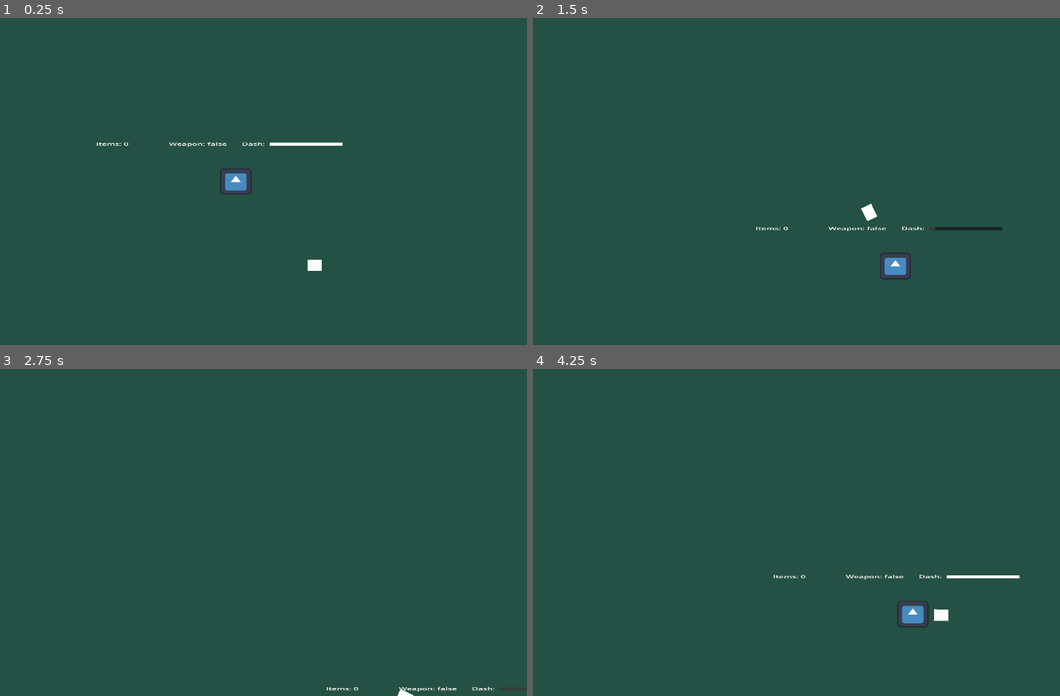
Above: before the commit, frames 1-4 (two rows, left to right).
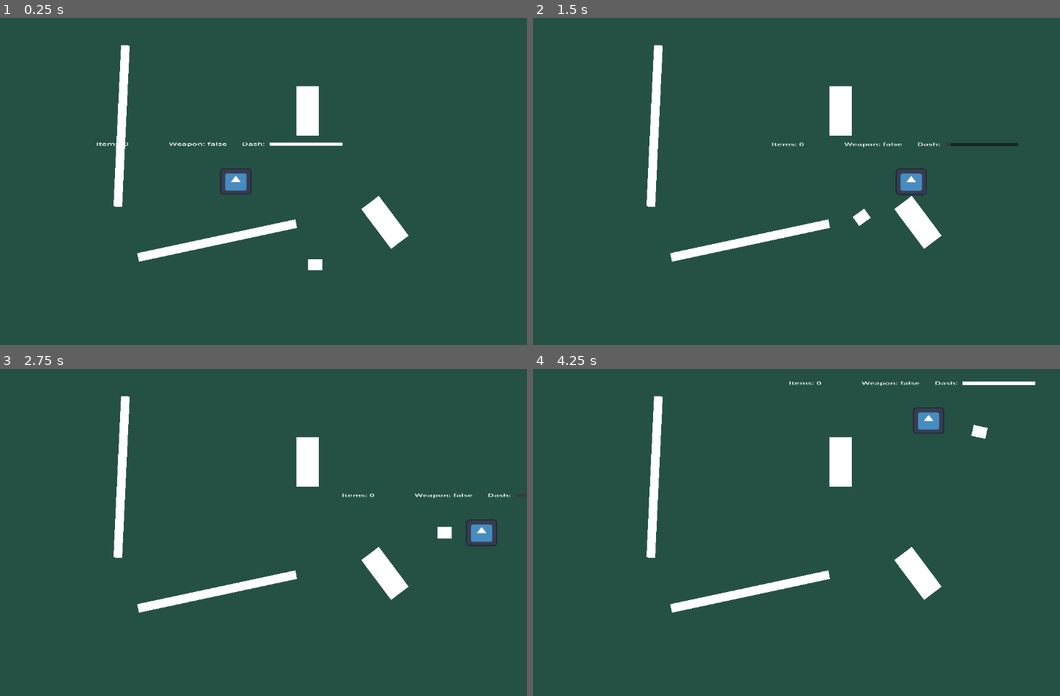
Above: after the commit, the same moments.

Repository: PierceFrancis/Godot-Final-Project
Game: Godot game, scene res://Scenes/ai_test.tscn
Same seed, same stepped clock (60 frames per second), same inputs: the game is played once before the commit and once after it. This scene is started directly instead of the project's main scene. The engine's default icon, where the game draws it, is replaced by a stand-in: a white triangle on a blue panel in a dark square.
Inputs:
- Up to frame 1 (0.25 s): no input
- Up to frame 2 (1.5 s): tap Enter at 0.5 s; hold D (move_right) 0.53-1.28 s; tap E (action_button) at 0.6 s; hold S (move_down) from 1.28 s (still down); tap Space (dash) at 1.35 s
- Up to frame 3 (2.75 s): release S (move_down) at 2.03 s; hold D (move_right) from 2.03 s (still down); tap E (action_button) at 2.1 s
- Up to frame 4 (4.25 s): release D (move_right) at 2.78 s; hold W (move_up) 2.78-3.53 s; tap Space (dash) at 2.85 s; hold Left (move_left) from 3.53 s (still down); tap E (action_button) at 3.6 s

The runs differ from the first frame. In frame 1, 3.0% of the frame differs, in the area x 21-78%, y 8-78%; in frame 2, 4.2%; in frame 3, 3.7%; in frame 4, 4.3%, in the area x 21-96%, y 3-80%.

Commit message:
pathfinding

Diff:
--- a/Scenes/ai_test.tscn
+++ b/Scenes/ai_test.tscn
@@ -1,7 +1,18 @@
-[gd_scene load_steps=3 format=3 uid="uid://dhlnf78r161w3"]
+[gd_scene load_steps=6 format=3 uid="uid://dhlnf78r161w3"]
 
 [ext_resource type="PackedScene" uid="uid://ecawa3jdj2h2" path="res://Scenes/Player.tscn" id="1_svsoo"]
 [ext_resource type="PackedScene" uid="uid://cclmvq6r67lxa" path="res://Scenes/charger.tscn" id="2_svsoo"]
+
+[sub_resource type="BoxMesh" id="BoxMesh_svsoo"]
+
+[sub_resource type="RectangleShape2D" id="RectangleShape2D_u4xhv"]
+size = Vector2(323, 20)
+
+[sub_resource type="NavigationPolygon" id="NavigationPolygon_acnta"]
+vertices = PackedVector2Array(-561.97656, -311.9297, 552.2422, -305.04688, -198.03125, -278.6875, -237.99219, -280.59375, 177.36719, -199.39844, 106.78125, -199, 567.7422, 313.03125, 358.75, 107.296875, 287.64063, 12.2421875, 177.21875, -80.6875, 231.42969, 54.9375, -214.0625, 61.578125, 106.61719, -80.28906, -561.0078, 316.96094, -254.00781, 59.679688, 302.53906, 150)
+polygons = Array[PackedInt32Array]([PackedInt32Array(0, 1, 2, 3), PackedInt32Array(2, 1, 4, 5), PackedInt32Array(4, 1, 6, 7, 8), PackedInt32Array(9, 4, 8, 10), PackedInt32Array(11, 2, 5, 12), PackedInt32Array(13, 0, 3, 14), PackedInt32Array(6, 13, 14, 11, 15), PackedInt32Array(15, 7, 6), PackedInt32Array(15, 11, 12, 10), PackedInt32Array(10, 12, 9)])
+outlines = Array[PackedVector2Array]([PackedVector2Array(-572, -322, 562, -315, 578, 323, -571, 327)])
+agent_radius = 171.61
 
 [node name="AiTest" type="Node2D"]
 
@@ -18,5 +29,62 @@
 scale = Vector2(0.48112985, 0.25459605)
 
 [node name="Charger" parent="." node_paths=PackedStringArray("player") instance=ExtResource("2_svsoo")]
-position = Vector2(156, 166)
+position = Vector2(157, 165)
 player = NodePath("../Player")
+
+[node name="obstacle" type="StaticBody2D" parent="."]
+position = Vector2(-36.999985, 117.00001)
+rotation = -0.21103223
+scale = Vector2(0.99272645, 1)
+
+[node name="MeshInstance2D" type="MeshInstance2D" parent="obstacle"]
+scale = Vector2(322.17657, 17.191566)
+mesh = SubResource("BoxMesh_svsoo")
+
+[node name="CollisionShape2D" type="CollisionShape2D" parent="obstacle"]
+position = Vector2(0.5, 0)
+shape = SubResource("RectangleShape2D_u4xhv")
+
+[node name="NavigationRegion2D" type="NavigationRegion2D" parent="."]
+navigation_polygon = SubResource("NavigationPolygon_acnta")
+
+[node name="obstacle4" type="StaticBody2D" parent="NavigationRegion2D"]
+position = Vector2(-226.00002, -110.00002)
+rotation = 1.6178564
+scale = Vector2(0.99272645, 1)
+
+[node name="MeshInstance2D" type="MeshInstance2D" parent="NavigationRegion2D/obstacle4"]
+scale = Vector2(322.17657, 17.191566)
+mesh = SubResource("BoxMesh_svsoo")
+
+[node name="CollisionShape2D" type="CollisionShape2D" parent="NavigationRegion2D/obstacle4"]
+position = Vector2(0.5, 0)
+shape = SubResource("RectangleShape2D_u4xhv")
+
+[node name="obstacle2" type="StaticBody2D" parent="NavigationRegion2D"]
+position = Vector2(295.00003, 80.99999)
+rotation = 0.92849964
+scale = Vector2(0.3056079, 2.529696)
+skew = -0.0070174932
+
+[node name="MeshInstance2D" type="MeshInstance2D" parent="NavigationRegion2D/obstacle2"]
+scale = Vector2(322.17657, 17.191566)
+mesh = SubResource("BoxMesh_svsoo")
+
+[node name="CollisionShape2D" type="CollisionShape2D" parent="NavigationRegion2D/obstacle2"]
+position = Vector2(0.5, 0)
+shape = SubResource("RectangleShape2D_u4xhv")
+
+[node name="obstacle3" type="StaticBody2D" parent="NavigationRegion2D"]
+position = Vector2(142.00002, -139.99997)
+rotation = 1.57215
+scale = Vector2(0.3056079, 2.529696)
+skew = -0.0070174932
+
+[node name="MeshInstance2D" type="MeshInstance2D" parent="NavigationRegion2D/obstacle3"]
+scale = Vector2(322.17657, 17.191566)
+mesh = SubResource("BoxMesh_svsoo")
+
+[node name="CollisionShape2D" type="CollisionShape2D" parent="NavigationRegion2D/obstacle3"]
+position = Vector2(0.5, 0)
+shape = SubResource("RectangleShape2D_u4xhv")
--- a/Scenes/charger.tscn
+++ b/Scenes/charger.tscn
@@ -33,10 +33,16 @@
 shape = SubResource("CircleShape2D_svsoo")
 
 [node name="Killbox" type="Area2D" parent="."]
+position = Vector2(13.096768, 0)
+scale = Vector2(2.0689144, 1.4635081)
 
 [node name="CollisionShape2D" type="CollisionShape2D" parent="Killbox"]
 position = Vector2(0.40927124, -1.5507355)
 shape = SubResource("RectangleShape2D_svsoo")
 debug_color = Color(0.99918705, 0, 0.13425627, 0.41960785)
 
+[node name="NavigationAgent2D" type="NavigationAgent2D" parent="."]
+avoidance_enabled = true
+
 [connection signal="body_entered" from="DetectionShape" to="." method="_on_area_2d_body_entered"]
+[connection signal="velocity_computed" from="NavigationAgent2D" to="." method="_on_navigation_agent_2d_velocity_computed"]
--- a/Scripts/charger.gd
+++ b/Scripts/charger.gd
@@ -1,9 +1,10 @@
 extends CharacterBody2D
 
 
-const SPEED = 250.0
+const SPEED = 200.0
 #MAKE SURE PLAYER IN THE INSPECTOR IS SET TO THE PLAYER NODE
 @export var player : Node2D
+@onready var nav_agent : NavigationAgent2D = $NavigationAgent2D
 #Hostile or idle Bool
 var Hostile : bool = false
 
@@ -12,16 +13,31 @@
 		charge()
 
 
+
 	#move_and_slide()
 #create a function for hostile state
 func charge():
-	var direction = (player.position - position).normalized()
-	velocity = direction * SPEED
+	#var direction = (player.position - position).normalized()
+	#velocity = direction * SPEED
+	var current_position: Vector2 = self.global_transform.origin
+	var next_path_position: Vector2 = nav_agent.get_next_path_position()
+	var new_velocity: Vector2 = current_position.direction_to(next_path_position)
+	nav_agent.velocity = new_velocity
 	look_at(player.position)
-	move_and_slide()
+	#move_and_slide()
 
+	update_target_position(player.global_transform.origin)
+
+func update_target_position(target_pos: Vector2):
+	nav_agent.target_position = target_pos
 
 
 func _on_area_2d_body_entered(body: Node2D) -> void:
 	if body.name == "Player":
 		Hostile  = true
+
+
+
+func _on_navigation_agent_2d_velocity_computed(safe_velocity: Vector2) -> void:
+	velocity = velocity.move_toward(safe_velocity * SPEED, 12.0)
+	move_and_slide()
